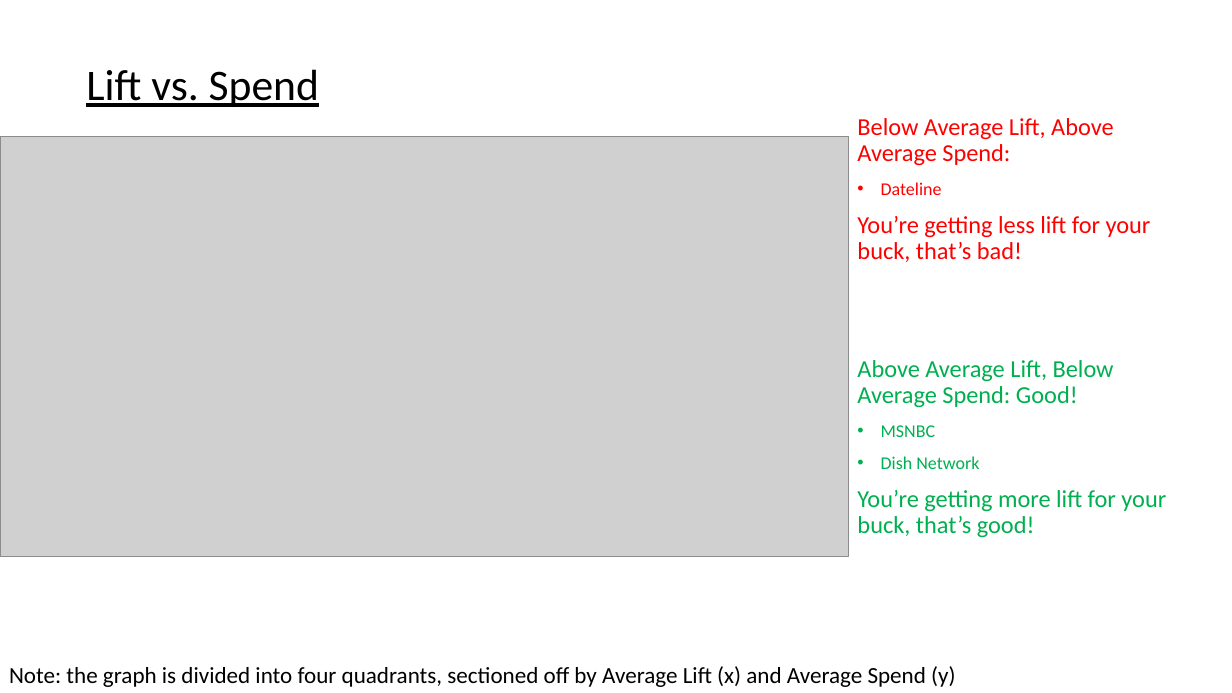
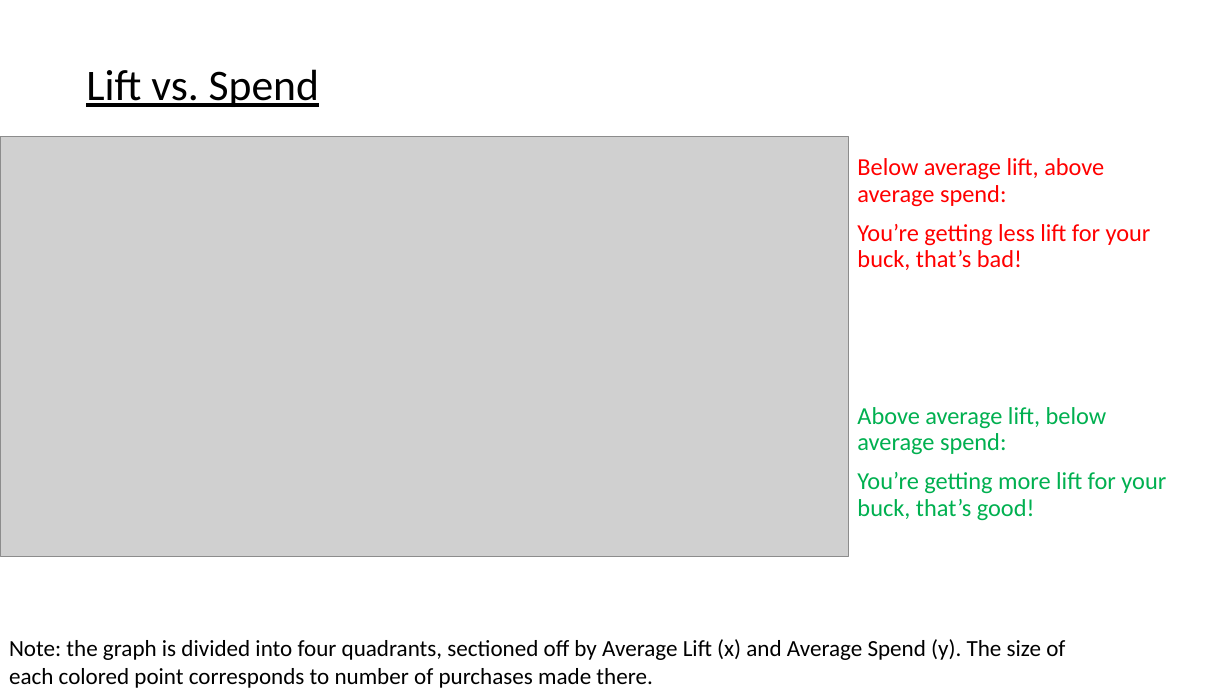
Before and after one commit to papir805/telepulse_ad_campaign_report, a slide deck: slide 12 of companyxyz_presentation copy.pptx (slide 11 before the commit). Drawn at 1232x693 pixels with LibreOffice and Linux fonts; fonts in the diff are those of the drawing; grey boxes stand for pictures. Boxes give left, top, right and bottom in pixels: in the first picture for what was removed or moved away, otherwise in the second. Text is boxed around its words. In the diff, an @@ line names an element or a change of style, - is before the commit and + after.

```diff
--- a/companyxyz_presentation copy.pptx
+++ b/companyxyz_presentation copy.pptx
@@ text "Below average lift, above average ...": place and size @@
-text "Below average lift, above average ..." at box(857, 118, 1166, 538)
+text "Below average lift, above average ..." at box(857, 158, 1166, 521)
@@ text at box(857, 158, 1104, 207): text changed @@
-Below Average Lift, Above Average Spend:
-• Dateline
+Below average lift, above average spend:
@@ text at box(857, 407, 1107, 455): text changed @@
-Above Average Lift, Below Average Spend: Good!
-• MSNBC
-• Dish Network
+Above average lift, below average spend:
@@ text at box(9, 639, 1065, 688): text changed @@
-Note: the graph is divided into four quadrants, sectioned off by Average Lift (x) and Average Spend (y)
+Note: the graph is divided into four quadrants, sectioned off by Average Lift (x) and Average Spend (y). The size of each colored point corresponds to number of purchases made there.
```
Also in this commit, not shown: 15 other slides changed, 4 other files.
